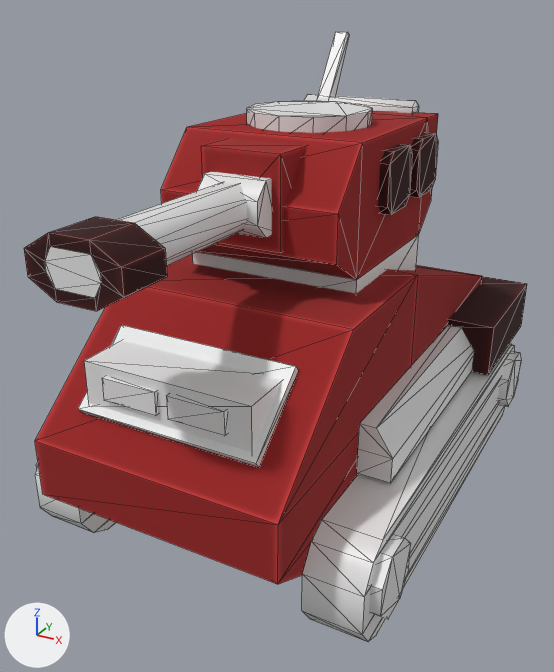
Before and after pictures for a commit that changed the FBX model Assets/_Project/Art/Models/Unit/unit_Tank_Combat_B_yup.fbx.
The view is the same before and after, from a 50 mm lens placed at (2.91, -6.03, 4.24), pointed at (-0.05, -0.64, 1.55). The axes (+X, +Y, +Z) are drawn at lower left. The lights are the same throughout. The picture after the commit comes second. Mesh edges are drawn as thin lines. Where no turn or scale is listed for an object, it has been applied to the vertices.

Objects in the first picture: 'unit_Tank_Combat_B_Body_yup', 'unit_Tank_Combat_B_Gun_yup', 'unit_Tank_Combat_B_Turret_yup'.
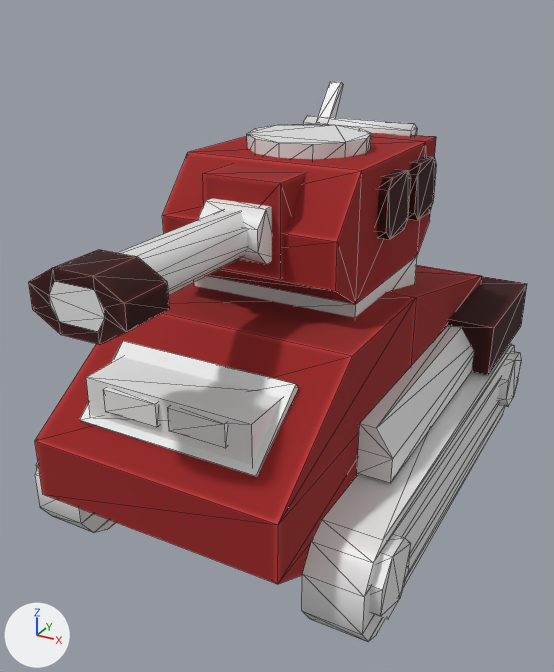
Location of each change, (x1, y1, x2, y2) in pixels of the pictures (554 x 672 px; the box of a moved part takes in the faces that stretch with it):
'unit_Tank_Combat_B_Body_yup', reshaped: before (35, 234, 527, 642); after (35, 256, 527, 642)
'unit_Tank_Combat_B_Turret_yup', reshaped, moved (10% shorter): before (161, 32, 438, 280); after (162, 81, 436, 304)
'unit_Tank_Combat_B_Gun_yup', moved: before (24, 171, 272, 311); after (29, 198, 272, 345)
part 1 of me_mesh_009, moved or reshaped: before (318, 32, 349, 98); after (317, 81, 343, 119)
part 2 of me_mesh_008, moved or reshaped: before (84, 340, 282, 452); after (86, 357, 282, 465)
part 3 of me_mesh_008, moved or reshaped: before (78, 325, 298, 467); after (79, 341, 299, 477)
part 4 of me_mesh_008, moved or reshaped: before (102, 376, 158, 415); after (103, 388, 159, 427)
part 5 of me_mesh_008, moved or reshaped: before (166, 394, 227, 436); after (167, 406, 228, 448)
part 6 of me_mesh_008, moved or reshaped: before (35, 234, 482, 524); after (35, 256, 482, 524)

Edits to the bpy script that builds the scene:
```text
Change me_mesh_008:
    used by ob_unit_tank_combat_b_body_yup; location = (0.0, 0.0, 0.0)
    before: 143 (-1.03, -0.2, 2.16), 145 (-1.03, -1.51, 2.16), 146 (1.03, -1.51, 2.16) at pixel (353, 329), 147 (1.03, -0.2, 2.16) at pixel (417, 274), 202 (-0.76, -0.86, 2.27)
    before: 203 (0.76, -0.86, 2.27) at pixel (356, 279), 204 (-0.76, 0.56, 2.27), 205 (0.76, 0.56, 2.27) at pixel (418, 234)
    remove me_mesh_008.from_pydata(...)  # 206 vertices, 300 faces; spans x -1.58..1.58, y -2.59..2.27, z 0.0..2.27
    add me_mesh_008.from_pydata(...)  # 206 vertices, 300 faces; spans x -1.58..1.58, y -2.59..2.27, z 0.0..2.07
    me_mesh_008 part 2: the loose piece of 8 vertices spanning x -0.69..0.7, y -2.35..-1.85, z 1.51..1.88 is scaled about its middle by (1, 1, 0.891), then moved by (0.0, 0.0, -0.11)
    me_mesh_008 part 3: the loose piece of 8 vertices spanning x -0.75..0.75, y -2.4..-1.8, z 1.44..1.96 is scaled about its middle by (1, 1, 0.914), then moved by (0.0, 0.0, -0.11)
    me_mesh_008 part 4: the loose piece of 8 vertices spanning x -0.51..-0.05, y -2.38..-2.33, z 1.62..1.8 is moved by (0.0, 0.0, -0.09)
    me_mesh_008 part 5: the loose piece of 8 vertices spanning x 0.05..0.51, y -2.38..-2.33, z 1.62..1.8 is moved by (0.0, 0.0, -0.09)
    me_mesh_008 part 6
    add for i in [143, 145, 146, 147, *range(202, 206)]: me_mesh_008.vertices[i].co += Vector((0.0, 0.0, -0.2))
Change me_mesh_009:
    used by ob_unit_tank_combat_b_turret_yup; location = (0.0, -0.19, 2.27)
    before: 125 (-0.42, 1.38, 1.68) at pixel (335, 31), 126 (-0.42, 1.42, 1.66), 127 (-0.3, 1.38, 1.68) at pixel (347, 31), 128 (-0.3, 1.42, 1.66) at pixel (349, 34)
    remove me_mesh_009.from_pydata(...)  # 132 vertices, 190 faces; spans x -0.84..0.84, y -1.1..1.42, z 0.0..1.68
    add me_mesh_009.from_pydata(...)  # 132 vertices, 190 faces; spans x -0.84..0.84, y -1.1..1.32, z 0.0..1.44
    me_mesh_009 part 1
    add for i in [*range(125, 129)]: me_mesh_009.vertices[i].co += Vector((0.0, -0.1, -0.25))
Change ob_unit_tank_combat_b_gun_yup:
    ob_unit_tank_combat_b_gun_yup.location: (0.0, -1.2, 2.87) -> (0.0, -1.2, 2.67)
Change ob_unit_tank_combat_b_turret_yup:
    ob_unit_tank_combat_b_turret_yup.location: (0.0, -0.19, 2.27) -> (0.0, -0.19, 2.07)
```
